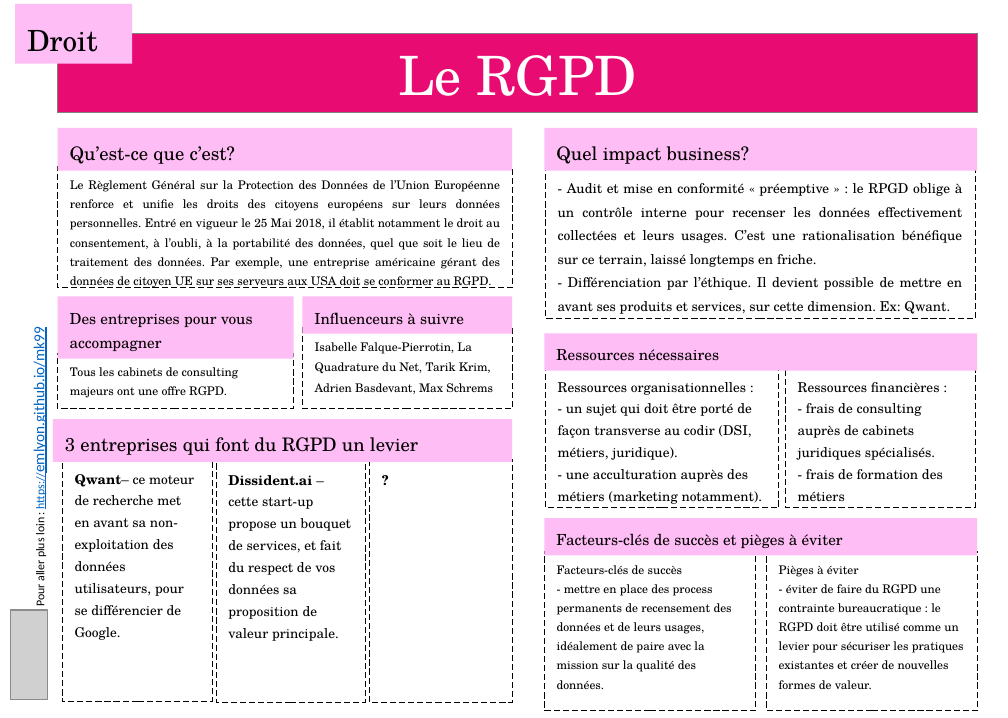
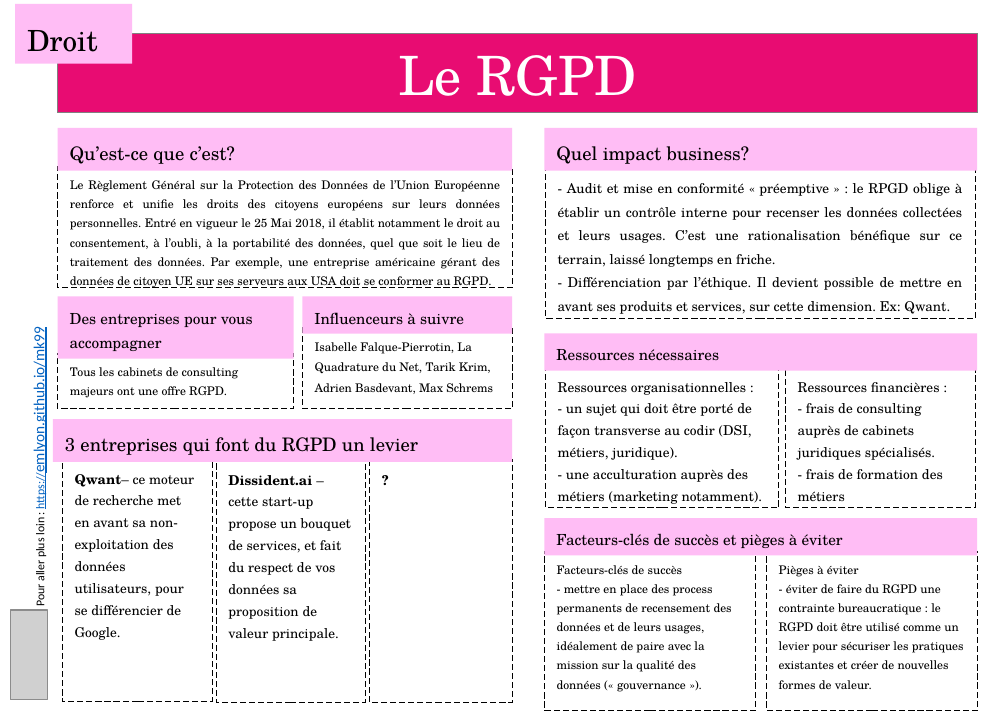
Before and after one commit to emlyon/chaire-implid, a slide deck: slide 6 of docs/content/cards.pptx. Drawn at 1008x718 pixels with LibreOffice and Linux fonts; fonts in the diff are those of the drawing; grey boxes stand for pictures. Boxes give left, top, right and bottom in pixels: in the first picture for what was removed or moved away, otherwise in the second. Text is boxed around its words. In the diff, an @@ line names an element or a change of style, - is before the commit and + after.

```diff
--- a/docs/content/cards.pptx
+++ b/docs/content/cards.pptx
@@ subtitle at bbox=[558, 183, 963, 267]: text changed @@
-- Audit et mise en conformité « préemptive » : le RPGD oblige à un contrôle interne pour recenser les données effectivement collectées et leurs usages. C’est une rationalisation bénéfique sur ce terrain, laissé longtemps en friche.
+- Audit et mise en conformité « préemptive » : le RPGD oblige à établir un contrôle interne pour recenser les données collectées et leurs usages. C’est une rationalisation bénéfique sur ce terrain, laissé longtemps en friche.
@@ text in rectangle at bbox=[557, 565, 732, 692]: text changed @@
-Facteurs-clés de succès
-- mettre en place des process permanents de recensement des données et de leurs usages, idéalement de paire avec la mission sur la qualité des données.
+Facteurs-clés de succès
+- mettre en place des process permanents de recensement des données et de leurs usages, idéalement de paire avec la mission sur la qualité des données (« gouvernance »).
```
Also in this commit, not shown: 6 other slides changed, 28 other files.
